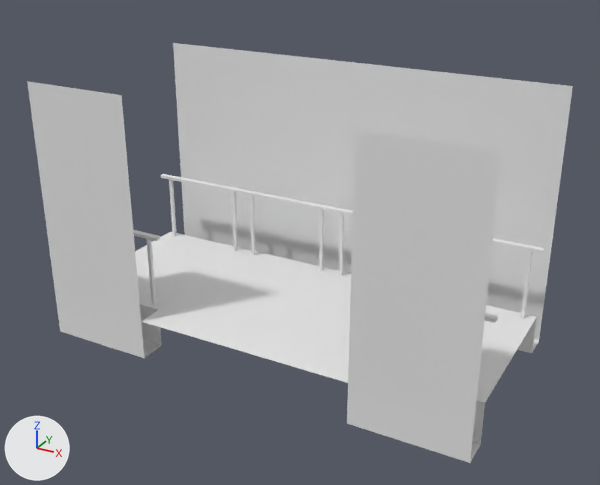
An edit to the FBX model ArtSource/level/corridor_01_short_door.fbx, drawn before and after from the same camera.
Before and after are seen from a 50 mm lens placed at (6.57, -11.84, 7.1), pointed at (0.18, -0.21, 1.28). The axes (+X, +Y, +Z) are drawn at lower left. The lights are the same throughout.

Before the edit, the objects in view are built like this:
```python
ob_plane_1128 = bpy.data.objects.new('Plane.1128', me_plane_055)
ob_plane_1128.parent = ob_plane_1140
ob_plane_1128.location = (4.0, -1.0, 1.0)
ob_plane_1128.rotation_euler = (-1.571, 1.571, 0.0)  # degrees (-90, 90, 0)
ob_plane_1129 = bpy.data.objects.new('Plane.1129', me_plane_004)
ob_plane_1129.parent = ob_plane_1140
ob_plane_1129.location = (-2.0, 0.0, 0.0)
ob_plane_1129.rotation_euler = (0.0, 0.0, -1.571)  # degrees (0, 0, -90)
ob_plane_1131 = bpy.data.objects.new('Plane.1131', me_plane_004)
ob_plane_1131.parent = ob_plane_1140
ob_plane_1131.location = (4.0, 0.0, 0.0)
ob_plane_1131.rotation_euler = (0.0, 0.0, -1.571)  # degrees (0, 0, -90)
ob_plane_1133 = bpy.data.objects.new('Plane.1133', me_plane_004)
ob_plane_1133.parent = ob_plane_1140
ob_plane_1133.location = (2.0, 2.0, 0.0)
ob_plane_1133.rotation_euler = (0.0, 0.0, 1.571)  # degrees (0, 0, 90)
ob_plane_1134 = bpy.data.objects.new('Plane.1134', me_plane_004)
ob_plane_1134.parent = ob_plane_1140
ob_plane_1134.location = (4.0, 2.0, 0.0)
ob_plane_1134.rotation_euler = (0.0, 0.0, 1.571)  # degrees (0, 0, 90)
ob_plane_1135 = bpy.data.objects.new('Plane.1135', me_plane_004)
ob_plane_1135.parent = ob_plane_1140
ob_plane_1135.location = (0.0, 2.0, 0.0)
ob_plane_1135.rotation_euler = (0.0, 0.0, 1.571)  # degrees (0, 0, 90)
ob_plane_1136 = bpy.data.objects.new('Plane.1136', me_plane_004)
ob_plane_1136.parent = ob_plane_1140
ob_plane_1136.location = (-2.0, 2.0, 0.0)
ob_plane_1136.rotation_euler = (0.0, 0.0, 1.571)  # degrees (0, 0, 90)
# also in view: 'Plane.1127' at (1.0, 2.0, 2.0); 'Plane.1122' at (-3.0, -2.0, 2.0); 'Plane.1123' at (-3.0, 2.0, 2.0); 'Plane.1137' at (3.0, 2.0, 2.0); 'Plane.1140' at (-1.0, -1.0, 0.0)
```
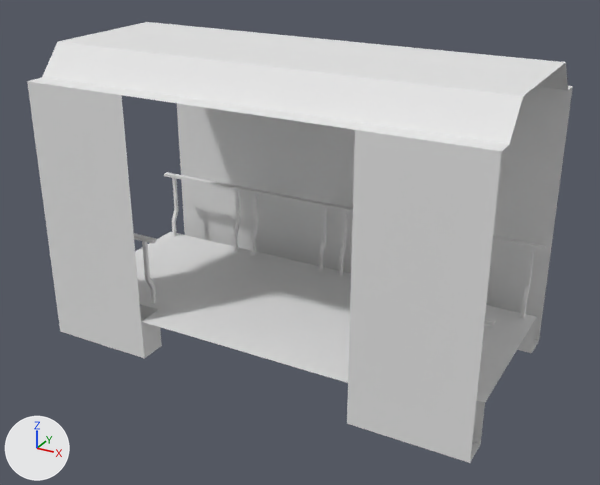
Edits to the scene script, one JSON object a line:
```json
{"block": "me_plane_004", "where": "# used by ob_plane_1135; parent = ob_plane_1140; location = (0.0, 2.0, 0.0); rotation_euler = (0.0, 0.0, 1.571), in degrees (0, 0, 90)"}
{"op": "remove", "block": "me_plane_004", "code": "me_plane_004.from_pydata(...)  # 34 vertices, 22 faces; spans x -1.0..1.0, y -1.0..1.0, z -0.75..1.36"}
{"op": "add", "block": "me_plane_004", "code": "me_plane_004.from_pydata(...)  # 50 vertices, 34 faces; spans x -1.0..1.0, y -1.0..1.0, z -0.75..1.36"}
{"block": "me_plane_004", "change": "me_plane_004 part 1: the loose piece of 8 vertices spanning x 0.3..0.41, y -1.0..1.0, z 1.3..1.36 is moved by (0.12, 0.0, 0.0)"}
{"block": "me_plane_004", "change": "me_plane_004 part 2: 4 vertices removed from x 0.33..0.39, y 0.75..0.81, z 1.32; 12 vertices added at x 0.33..0.5, y 0.75..0.81, z 0.31..1.32"}
{"block": "me_plane_004", "change": "me_plane_004 part 3: 4 vertices removed from x 0.33..0.39, y -0.82..-0.76, z 1.32; 12 vertices added at x 0.33..0.5, y -0.82..-0.76, z 0.31..1.32"}
{"op": "add", "block": "me_plane_020", "code": ["me_plane_020 = bpy.data.meshes.new('Plane.020')", "me_plane_020.from_pydata([(-2.0, -2.0, 0.0), (2.0, -2.0, 0.0), (-2.0, 2.0, 0.0), (2.0, 2.0, 0.0), (-1.21, -2.0, -0.53), (-1.66, -2.0, 0.0), (1.66, -2.0, 0.0), (1.21, -2.0, -0.53), (1.21, 2.0, -0.53), (1.66, 2.0, 0.0), (-1.66, 2.0, 0.0), (-1.21, 2.0, -0.53), (0.0, -2.0, -0.53), (0.0, 2.0, -0.53)], [], [(12, 7, 8, 13), (6, 1, 3, 9), (4, 11, 10, 5), (6, 9, 8, 7), (0, 5, 10, 2), (4, 12, 13, 11)])", "me_plane_020.materials.append(mat_material)  # its picture is missing"]}
{"op": "add", "block": "me_plane_019", "code": ["me_plane_019 = bpy.data.meshes.new('Plane.019')", "me_plane_019.from_pydata([(1.0, 1.0, 0.0), (0.5, 1.0, 0.0), (1.0, 1.0, -0.75), (0.5, 1.0, -0.75), (-1.0, 1.0, 0.0), (-0.5, 1.0, 0.0), (-1.0, 1.0, -0.75), (-0.5, 1.0, -0.75)], [], [(3, 2, 0, 1), (7, 5, 4, 6)])", "me_plane_019.materials.append(mat_material)  # its picture is missing"]}
{"op": "add", "block": "ob_plane_4932", "code": ["ob_plane_4932 = bpy.data.objects.new('Plane.4932', me_plane_020)", "ob_plane_4932.location = (-2.0, 0.0, 4.0)", "ob_plane_4932.rotation_euler = (-3.142, 0.0, 1.571)  # degrees (-180, 0, 90)"]}
{"op": "add", "block": "ob_plane_4931", "code": ["ob_plane_4931 = bpy.data.objects.new('Plane.4931', me_plane_020)", "ob_plane_4931.location = (2.0, 0.0, 4.0)", "ob_plane_4931.rotation_euler = (-3.142, 0.0, 1.571)  # degrees (-180, 0, 90)"]}
{"op": "add", "block": "ob_plane_4934", "code": ["ob_plane_4934 = bpy.data.objects.new('Plane.4934', me_plane_019)", "ob_plane_4934.location = (-3.0, -1.0, 0.0)", "ob_plane_4934.rotation_euler = (0.0, 0.0, -1.571)  # degrees (0, 0, -90)"]}
```

Boxes (x1, y1, x2, y2) around the edits, measured in the pictures (600 x 485 px; the box of a moved part takes in the faces that stretch with it):
```json
{"object": "Plane.4931", "change": "added", "after": [231, 40, 572, 151]}
{"object": "Plane.4932", "change": "added", "after": [29, 22, 329, 111]}
{"object": "Plane.1129", "change": "reshaped", "before": [56, 230, 207, 358], "after": [56, 233, 207, 358]}
{"object": "Plane.1135", "change": "reshaped", "before": [207, 190, 345, 300], "after": [207, 188, 345, 300]}
{"object": "Plane.1136", "change": "reshaped", "before": [135, 174, 261, 277], "after": [135, 172, 261, 277]}
{"object": "Plane.1134", "change": "reshaped", "before": [482, 238, 544, 356], "after": [482, 236, 546, 356]}
{"object": "Plane.1133", "change": "reshaped", "before": [297, 207, 353, 314], "after": [297, 205, 353, 314]}
{"object": "Plane.4934", "change": "added", "after": [141, 322, 162, 358]}
{"part": 1, "of": "me_plane_004", "change": "moved or reshaped", "before": [133, 174, 544, 323], "after": [134, 172, 546, 326]}
{"part": 2, "of": "me_plane_004", "change": "built on", "before": [146, 180, 344, 304], "after": [142, 178, 347, 304]}
{"part": 3, "of": "me_plane_004", "change": "built on", "before": [232, 192, 533, 318], "after": [233, 190, 535, 318]}
{"object": "Plane.1127", "change": "unchanged, covered by the edit", "before": [345, 62, 454, 261], "after": [345, 129, 355, 261]}
```
